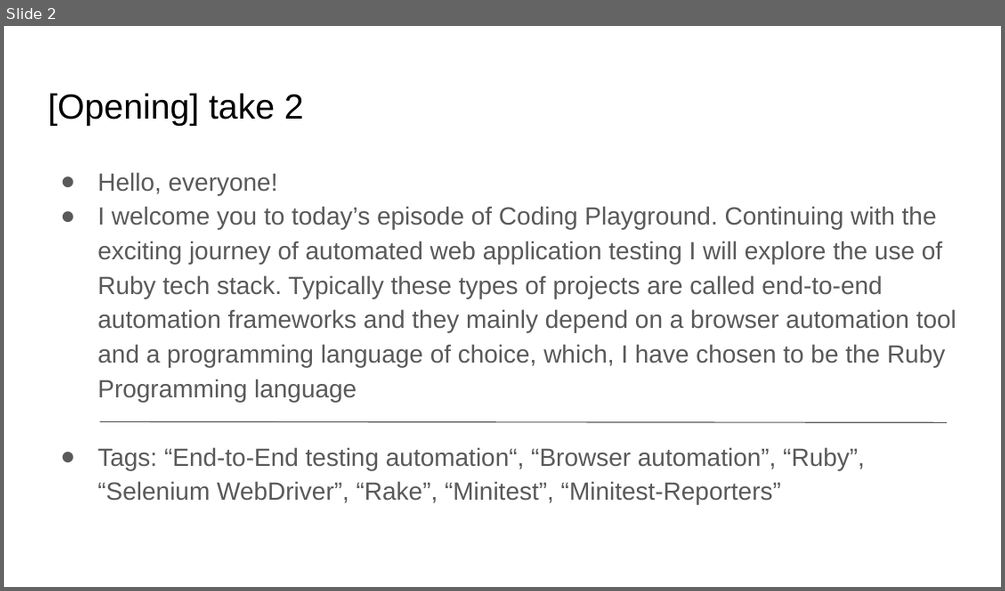
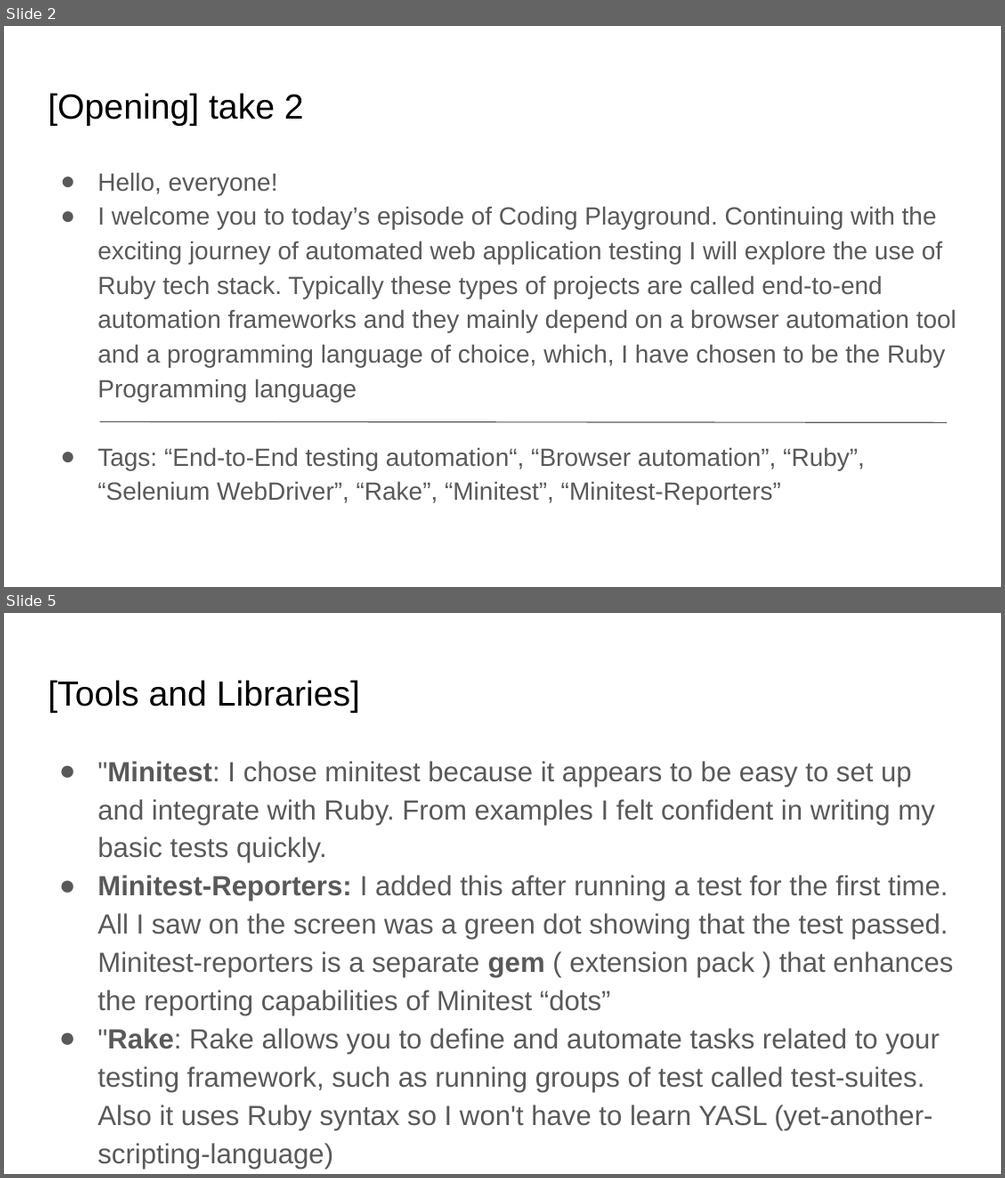
Before and after one commit to fawadmalik/end2EndAutomationWithRubyAndMinitestReport, a slide deck: docs/Web App Testing Automation.pptx. Shown one above the other, each under a label of ours: slide 2 before the commit, slides 2 and 5 after it; the slides between them are not shown. The pictures are 1005x591 and 1005x1178 pixels, drawn with LibreOffice and Linux fonts; fonts in the diff are those of the drawing. Boxes give left, top, right and bottom in pixels: in the first picture for what was removed or moved away, otherwise in the second. Text is boxed around its words. In the diff, an @@ line names an element or a change of style, - is before the commit and + after.

```diff
--- a/docs/Web App Testing Automation.pptx
+++ b/docs/Web App Testing Automation.pptx
@@ slide 5 added at box(4, 613, 1001, 1174), background #FFFFFF @@
@@ title added at box(48, 680, 360, 713), 25.2 pt, text #000000 @@
+[Tools and Libraries]
@@ text added at box(97, 761, 953, 1168), 20 pt, text #595959 @@
+● "Minitest: I chose minitest because it appears to be easy to set up and integrate with Ruby. From examples I felt confident in writing my basic tests quickly.
+● Minitest-Reporters: I added this after running a test for the first time. All I saw on the screen was a green dot showing that the test passed. Minitest-reporters is a separate gem ( extension pack ) that enhances the reporting capabilities of Minitest “dots”
+● "Rake: Rake allows you to define and automate tasks related to your testing framework, such as running groups of test called test-suites. Also it uses Ruby syntax so I won't have to learn YASL (yet-another-scripting-language)
```
Also in this commit, not shown: 4 slides changed, 7 other slides added, 4 slides removed, 1 other file.
